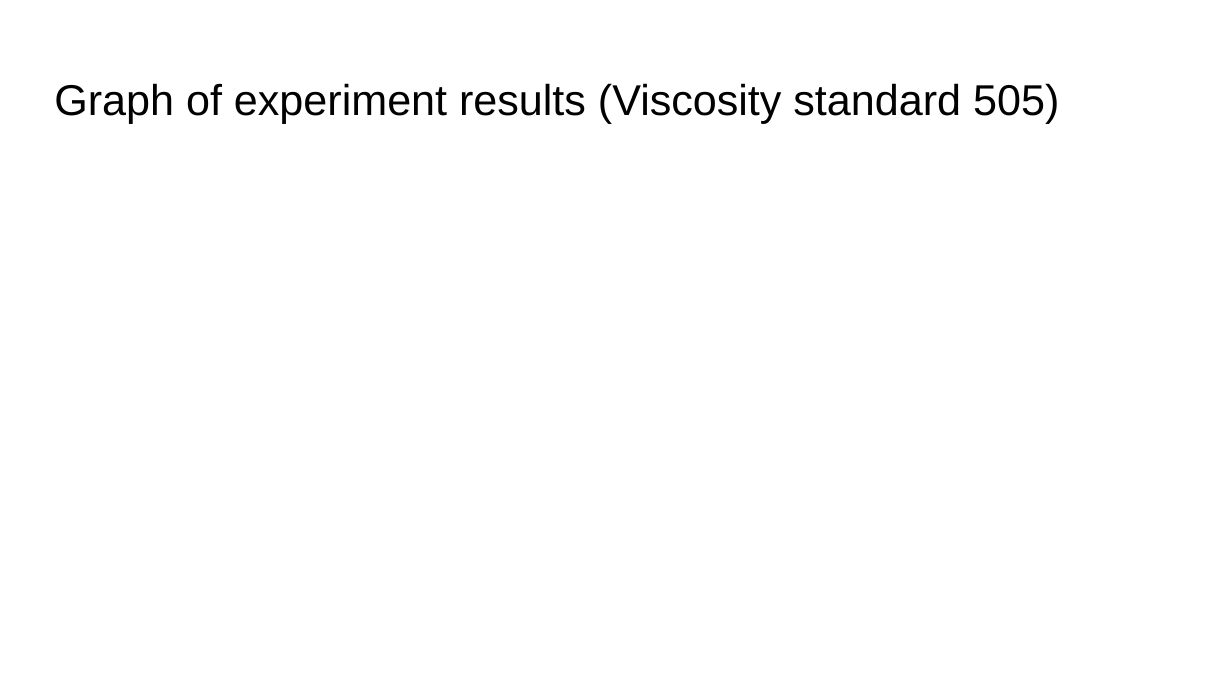
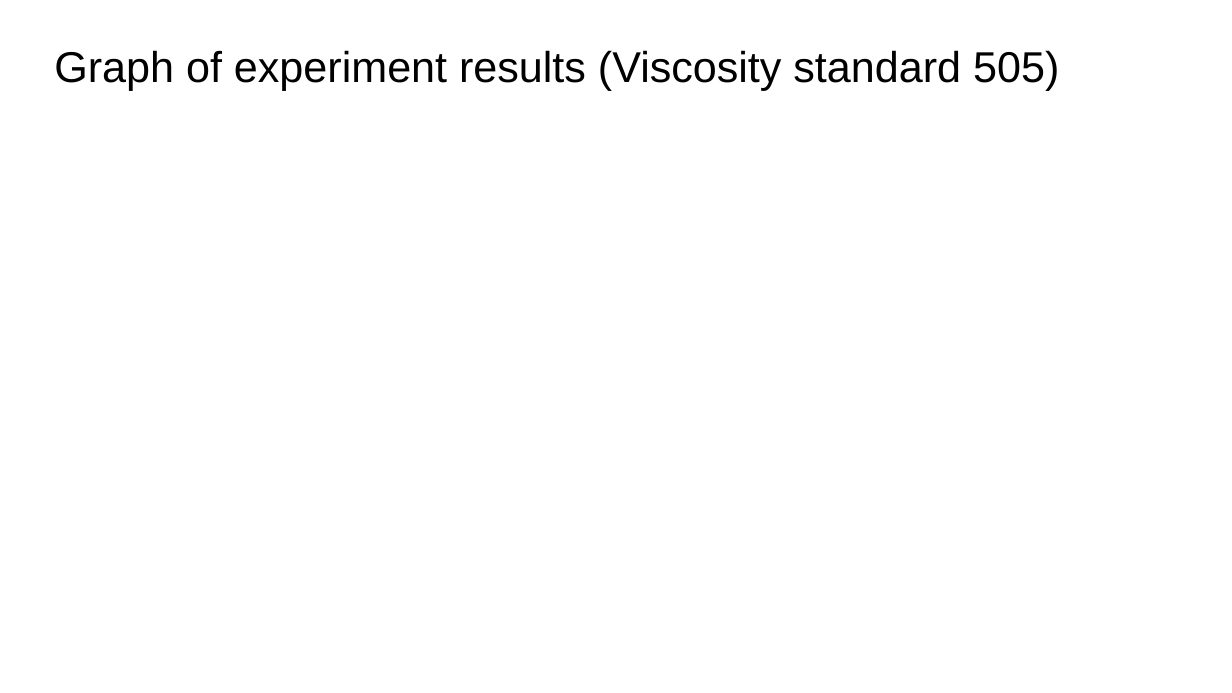
Before and after one commit to Quijanove/viscosity_liquid_transfer_Pablo, a slide deck: slide 5 of Sartorious_experiments/Finalised_Data/Sartorious Experiments Summary Statistics.pptx. Drawn at 1232x693 pixels with LibreOffice and Linux fonts; fonts in the diff are those of the drawing. Boxes give left, top, right and bottom in pixels: in the first picture for what was removed or moved away, otherwise in the second. Text is boxed around its words. In the diff, an @@ line names an element or a change of style, - is before the commit and + after.

Commit message:
Updated summary statistics, 1275 graph

```diff
--- a/Sartorious_experiments/Finalised_Data/Sartorious Experiments Summary Statistics.pptx
+++ b/Sartorious_experiments/Finalised_Data/Sartorious Experiments Summary Statistics.pptx
@@ title "Graph of experiment results (Viscosity ..." moved from (x1=54, y1=83, x2=1059, y2=123) to (x1=54, y1=50, x2=1059, y2=90) @@
```
Also in this commit, not shown: 4 other slides changed, 5 other files.
